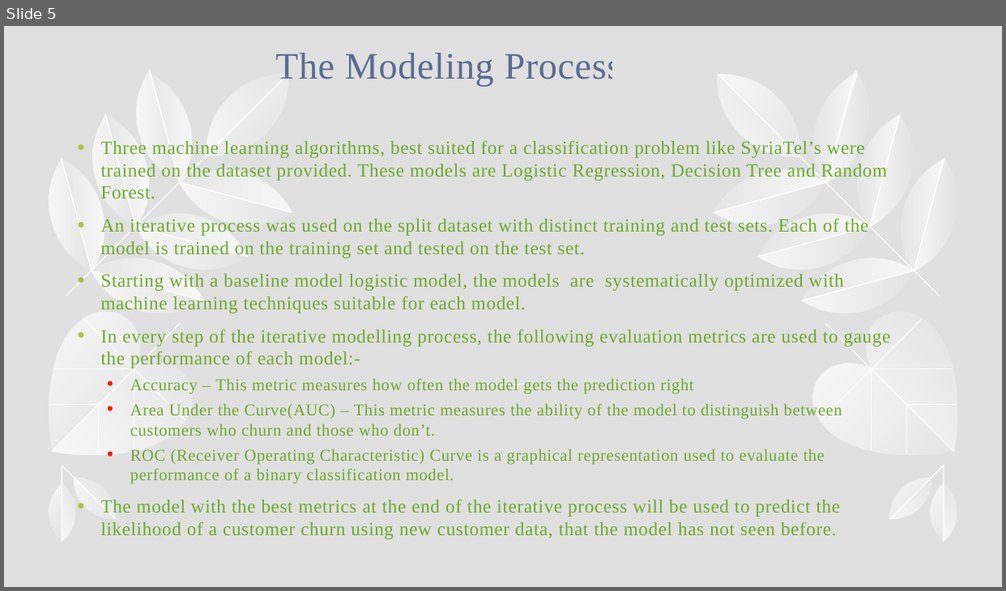
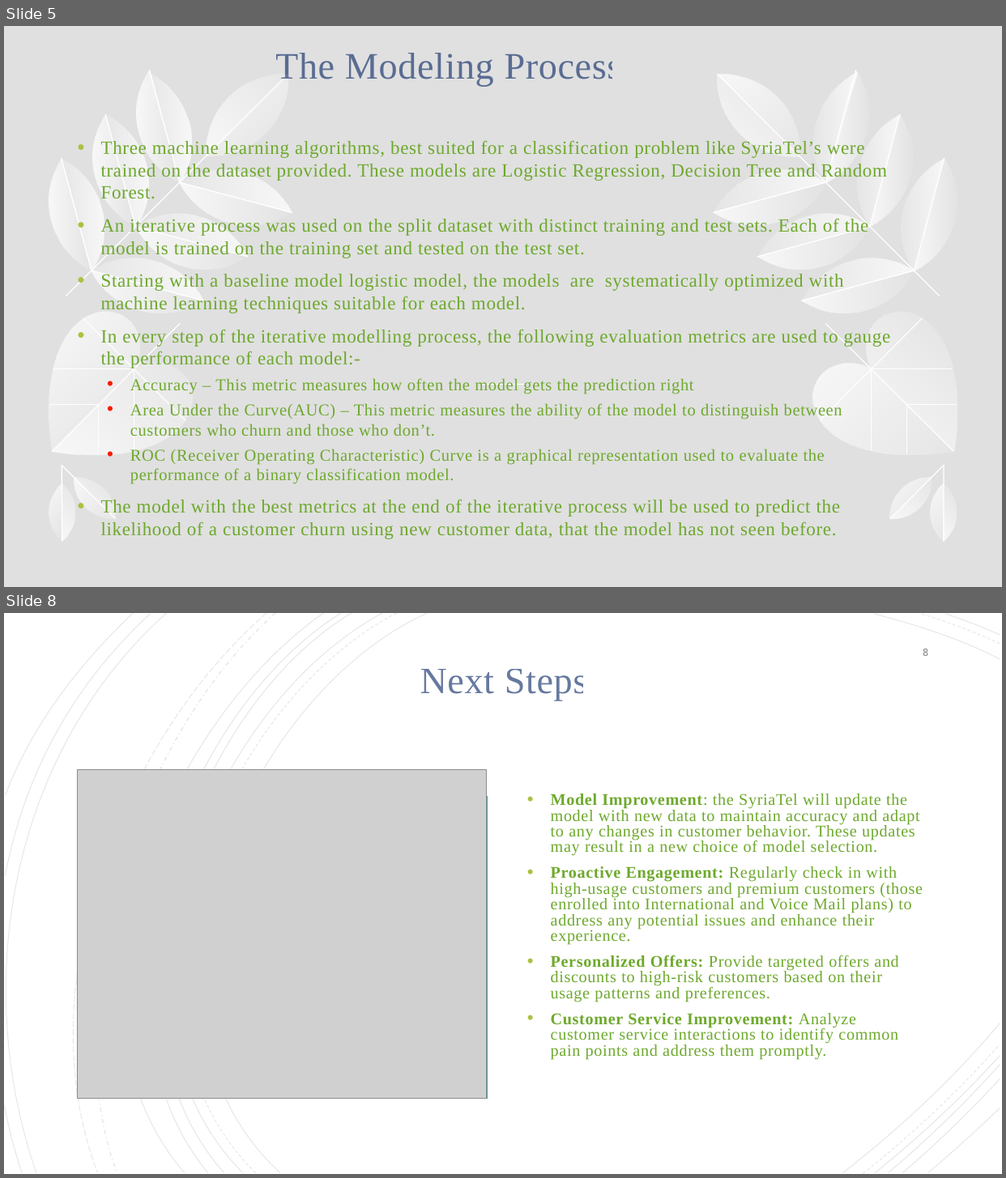
Before and after one commit to WambuiMunene/Phase-3-Project, a slide deck: Presentation.pptx. Shown one above the other, each under a label of ours: slide 5 before the commit, slides 5 and 8 after it; the slides between them are not shown. The pictures are 1006x591 and 1006x1178 pixels, drawn with LibreOffice and Linux fonts; fonts in the diff are those of the drawing; grey boxes stand for pictures. Boxes give left, top, right and bottom in pixels: in the first picture for what was removed or moved away, otherwise in the second. Text is boxed around its words. In the diff, an @@ line names an element or a change of style, - is before the commit and + after.

```diff
--- a/Presentation.pptx
+++ b/Presentation.pptx
@@ slide 8 added at bbox=[4, 613, 1002, 1174], background #FFFFFF @@
@@ rectangle added at bbox=[4, 613, 1002, 1174], fill #FFFFFF @@
@@ group added at bbox=[4, 613, 1000, 1174]: 18 freeform shapes @@
@@ group added at bbox=[4, 613, 1000, 1174]: 21 freeform shapes @@
@@ page number added at bbox=[923, 649, 928, 656], 10 pt, text #8C8C8C @@
+8
@@ title added at bbox=[420, 669, 588, 701], 36 pt, text #002060 at 60% opacity @@
+Next Steps
@@ picture added at bbox=[78, 770, 486, 1098] @@
@@ rectangle added at bbox=[80, 797, 486, 1098], fill #FFFFFF, outline #27ABBD 1.5 pt @@
@@ text added at bbox=[551, 794, 922, 1059], 15.7 pt, text #6EA92D @@
+• Model Improvement: the SyriaTel will update the model with new data to maintain accuracy and adapt to any changes in customer behavior. These updates may result in a new choice of model selection.
+• Proactive Engagement: Regularly check in with high-usage customers and premium customers (those enrolled into International and Voice Mail plans) to address any potential issues and enhance their experience.
+• Personalized Offers: Provide targeted offers and discounts to high-risk customers based on their usage patterns and preferences.
+• Customer Service Improvement: Analyze customer service interactions to identify common pain points and address them promptly.
```
Also in this commit, not shown: 3 slides changed, 1 other slide added, 3 slides removed, 2 other files.
